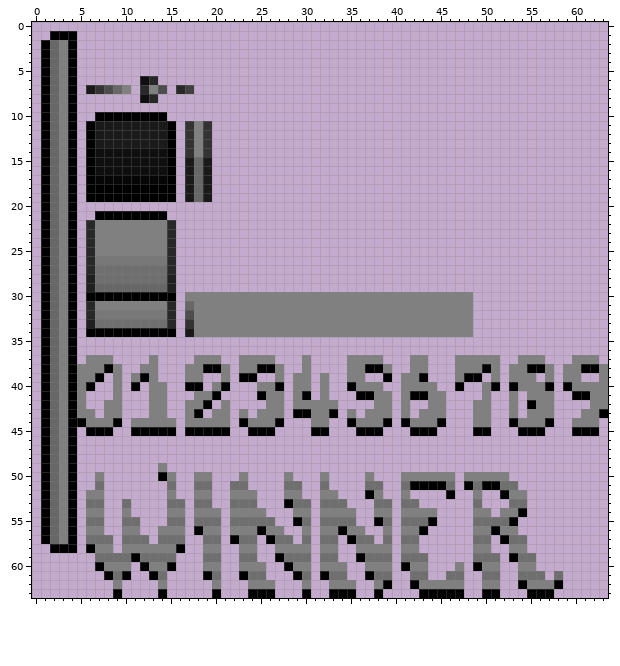
Pixel-art sprite, stored at player.png. This is how it looked before the edit.
The file is 64x64 pixels. Colours within 5 levels of each other are drawn and written as one.
After:
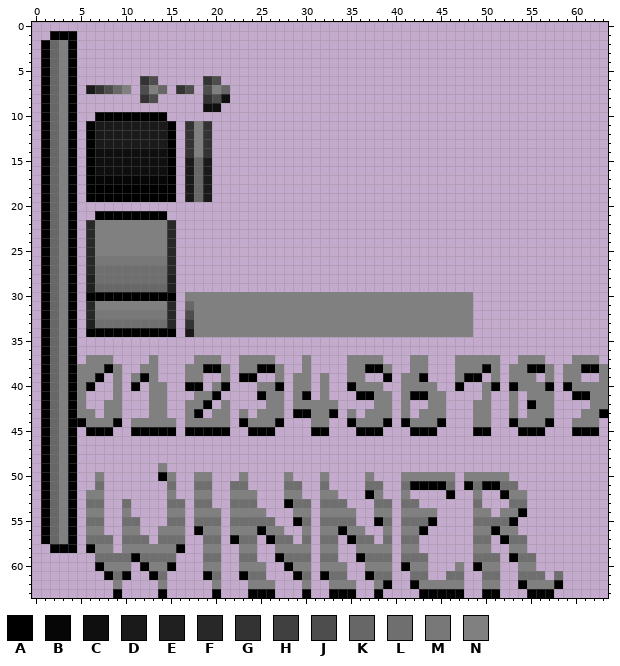
Palette (. is transparent): A #000000  B #060606  C #0f0f0f  D #1a1a1a  E #202020  F #282828  G #333333  H #404040  J #4d4d4d  K #676767  L #6f6f6f  M #787878  N #808080
Change:
There is now colour C in row 8 at x 21; in row 9 at x 19 to 20.
There is now colour G in row 6 at x 19; in row 8 at x 19.
The edit turns colour C into colour G in row 6 at x 12; in row 8 at x 12.
The edit turns colour F into colour G in row 7 at x 16.
There is now colour J in row 6 at x 20; in row 7 at x 19; in row 8 at x 20.
The edit turns colour F into colour J in row 6 at x 13; in row 7 at x 12; in row 8 at x 13.
The edit turns colour H into colour J in row 7 at x 17.
There is now colour K in row 7 at x 21.
The edit turns colour J into colour K in row 7 at x 14.
There is now colour N in row 7 at x 20.
Boxes around the changes in both pictures, in picture pixels (x1, y1, x2, y2):
changed: (140, 76, 230, 112)
